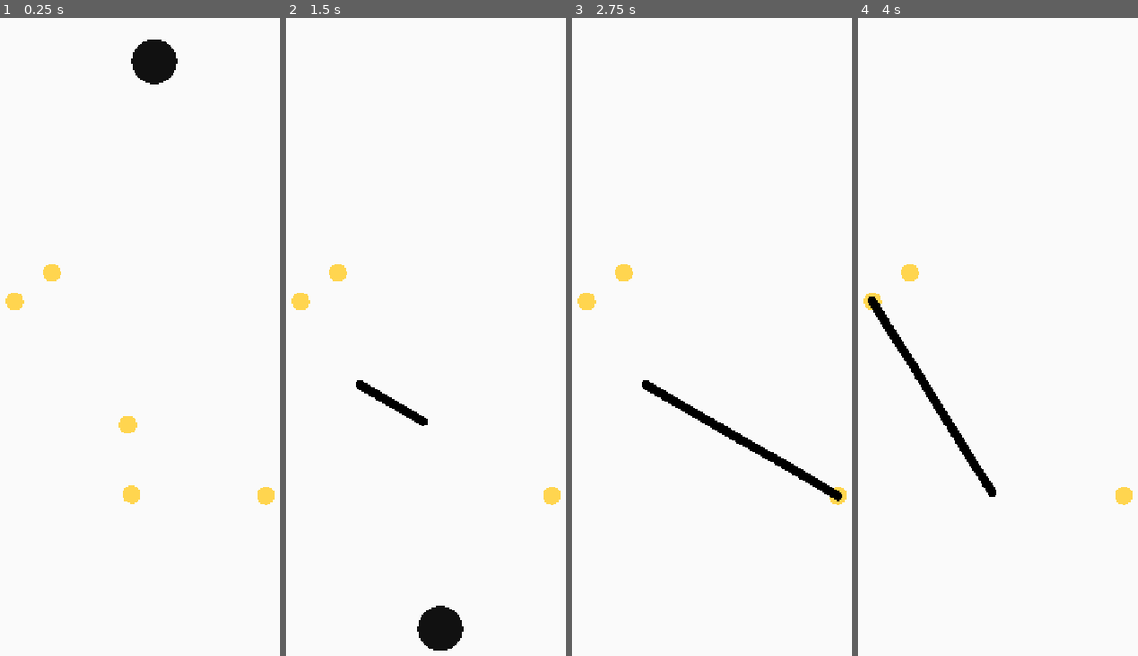
Above: before the commit, frames 1-4 (left to right).
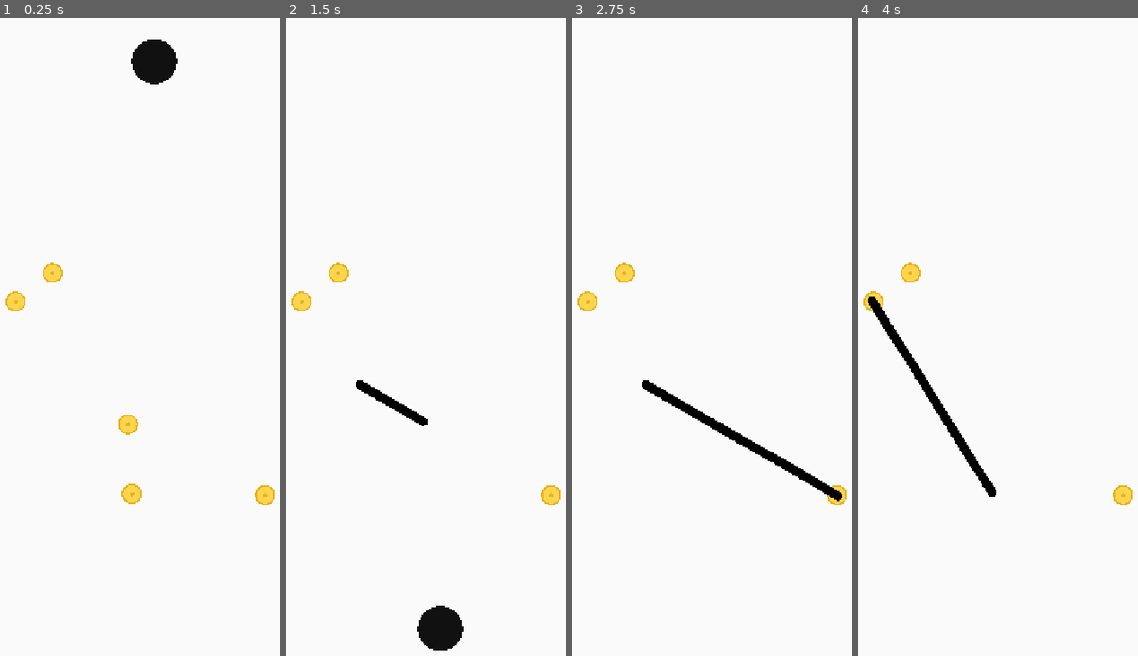
Above: after the commit, the same moments.

Repository: day-dreamer-11/bounce-line-
Game: Godot game, scene res://scenes/TrailDemo.tscn
The game is run twice, just before and just after one commit, with the same random seed, the same clock (stepped at 60 frames per second) and the same inputs.
Inputs (mouse positions are in pixels of both pictures, inside the frame that each line leads up to):
- Up to frame 1 (0.25 s): no input
- Up to frame 2 (1.5 s): tap Enter at 0.5 s; move the mouse to (529, 311) at 0.52 s; click (529, 311) at 0.67 s; drag from (358, 381) to (552, 496) at 1.27 s
- Up to frame 3 (2.75 s): tap Space at 2 s; move the mouse to (768, 190) at 2.02 s; click (768, 190) at 2.17 s
- Up to frame 4 (4 s): tap Enter at 2.75 s; drag from (992, 490) to (872, 298) at 2.77 s; move the mouse to (1132, 458) at 3.52 s; click (1132, 458) at 3.67 s

The runs differ from the first frame. In frame 1, 0.3% of the frame differs, in the area x 1-99%, y 38-77%; in frame 2, 0.2%; in frame 3, 0.2%; in frame 4, 0.2%.

Commit message:
fix: Coin visual — rim + inner face + center dot
- Outer ring in darker gold, inner face in lighter gold
- Small center dot for coin detail
- Radius increased to 18px

Co-Authored-By: Claude Opus 4.7 <noreply@anthropic.com>

Diff:
--- a/scenes/Coin.tscn
+++ b/scenes/Coin.tscn
@@ -3,7 +3,7 @@
 [ext_resource type="Script" path="res://scripts/coin.gd" id="1_coin"]
 
 [sub_resource type="CircleShape2D" id="CircleShape2D_coin"]
-radius = 16.0
+radius = 18.0
 
 [node name="Coin" type="Area2D"]
 script = ExtResource("1_coin")
--- a/scripts/coin.gd
+++ b/scripts/coin.gd
@@ -1,8 +1,9 @@
 extends Area2D
 ## Gold coin — disappears when touched by the ball.
 
-const RADIUS := 16.0
-const COLOR := Color(1.0, 0.835, 0.31)
+const RADIUS := 18.0
+const FILL_COLOR := Color(1.0, 0.835, 0.31)
+const RIM_COLOR := Color(0.9, 0.7, 0.1)
 
 
 func _ready() -> void:
@@ -11,7 +12,12 @@
 
 
 func _draw() -> void:
-	draw_circle(Vector2.ZERO, RADIUS, COLOR)
+	# Outer rim
+	draw_circle(Vector2.ZERO, RADIUS, RIM_COLOR)
+	# Inner face
+	draw_circle(Vector2.ZERO, RADIUS - 3.0, FILL_COLOR)
+	# Center dot
+	draw_circle(Vector2.ZERO, 4.0, RIM_COLOR)
 
 
 func _on_body_entered(_body: Node2D) -> void:
--- a/scripts/coin_container.gd
+++ b/scripts/coin_container.gd
@@ -2,7 +2,7 @@
 ## Spawns 5 coins at random non-overlapping positions.
 
 const COIN_COUNT := 5
-const COIN_RADIUS := 16.0
+const COIN_RADIUS := 18.0
 const EDGE_MARGIN := 80.0
 const BALL_SAFE_DIST := 120.0
 
